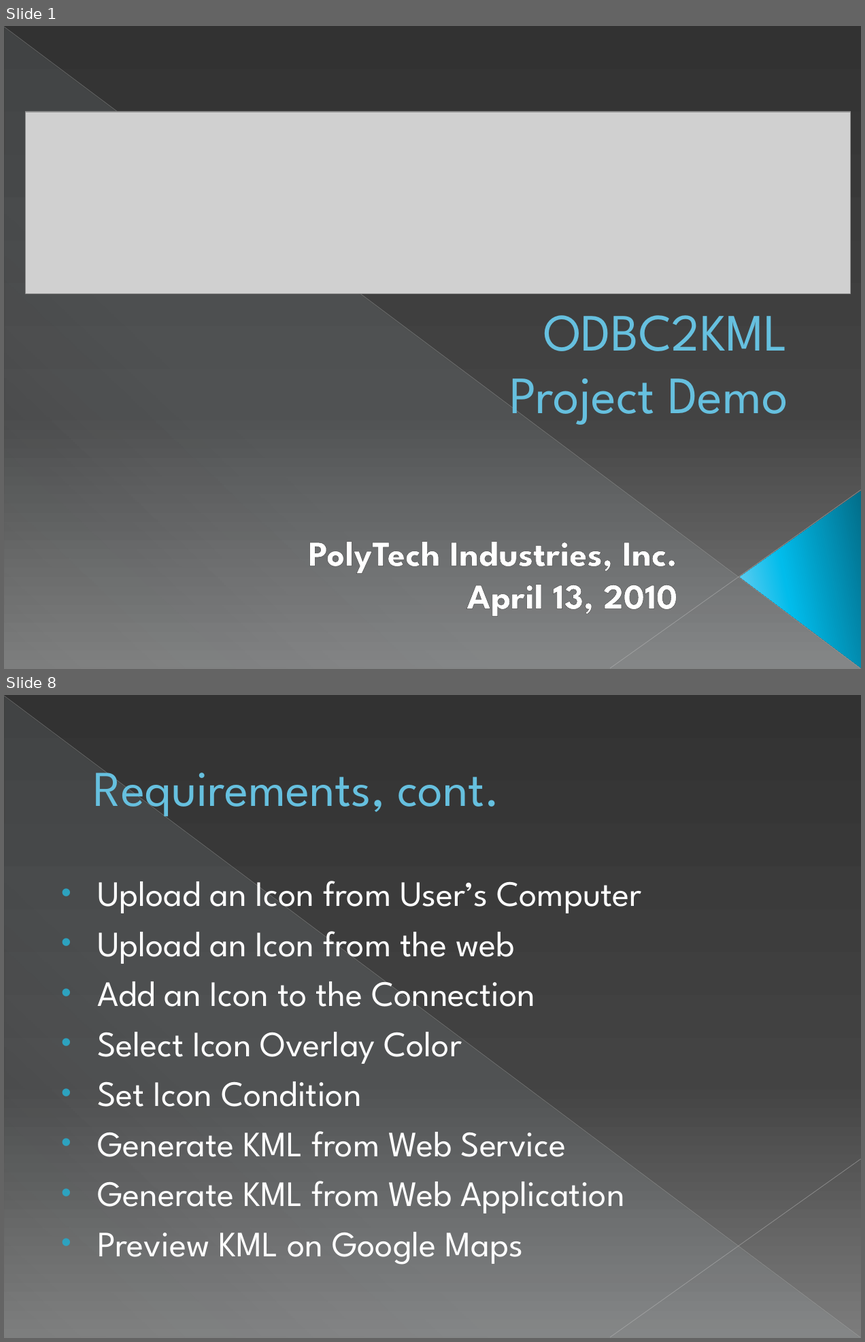
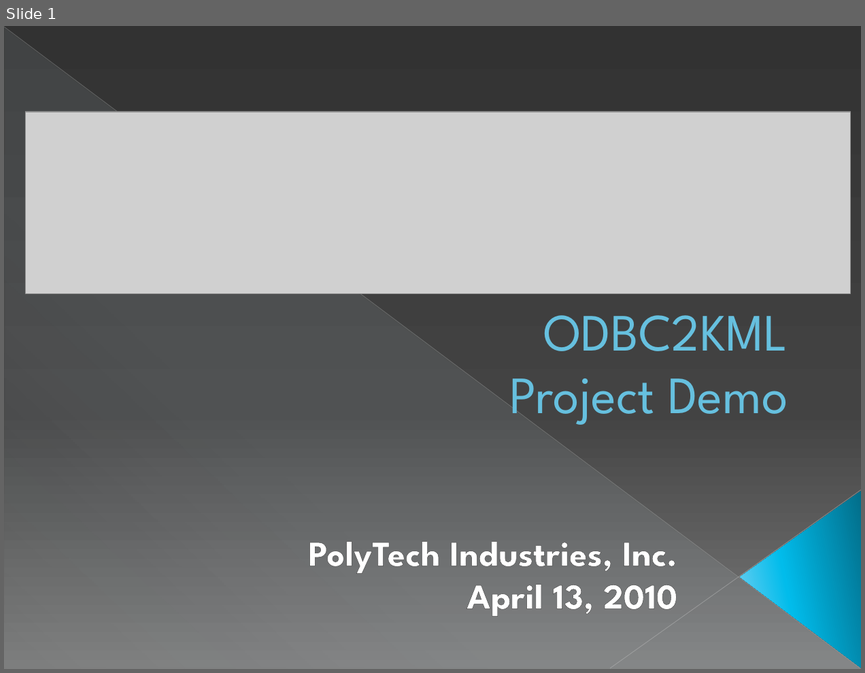
Before and after one commit to sweenr/odbc2kml, a slide deck: docs/ODBC2KML Demo Slides.pptx. Shown one above the other, each under a label of ours: slides 1 and 8 before the commit, slide 1 after it; the slides between them are not shown. The pictures are 865x1342 and 865x673 pixels, drawn with LibreOffice and Linux fonts; fonts in the diff are those of the drawing; grey boxes stand for pictures. Boxes give left, top, right and bottom in pixels: in the first picture for what was removed or moved away, otherwise in the second. Text is boxed around its words. In the diff, an @@ line names an element or a change of style, - is before the commit and + after.

```diff
--- a/docs/ODBC2KML Demo Slides.pptx
+++ b/docs/ODBC2KML Demo Slides.pptx
@@ slide 8 removed at (x1=4, y1=695, x2=861, y2=1338), background gradient #333333 to #444444 to #7D7D7D; not listed: 3 template elements that a slide beside it also shows @@
@@ title removed at (x1=94, y1=764, x2=500, y2=820) @@
-Requirements, cont.
@@ text removed at (x1=97, y1=881, x2=641, y2=1264) @@
-• Upload an Icon from User’s Computer
-• Upload an Icon from the web
-• Add an Icon to the Connection
-• Select Icon Overlay Color
-• Set Icon Condition
-• Generate KML from Web Service
-• Generate KML from Web Application
-• Preview KML on Google Maps
```
Also in this commit, not shown: 5 slides changed, 7 slides added, 1 other slide removed.
